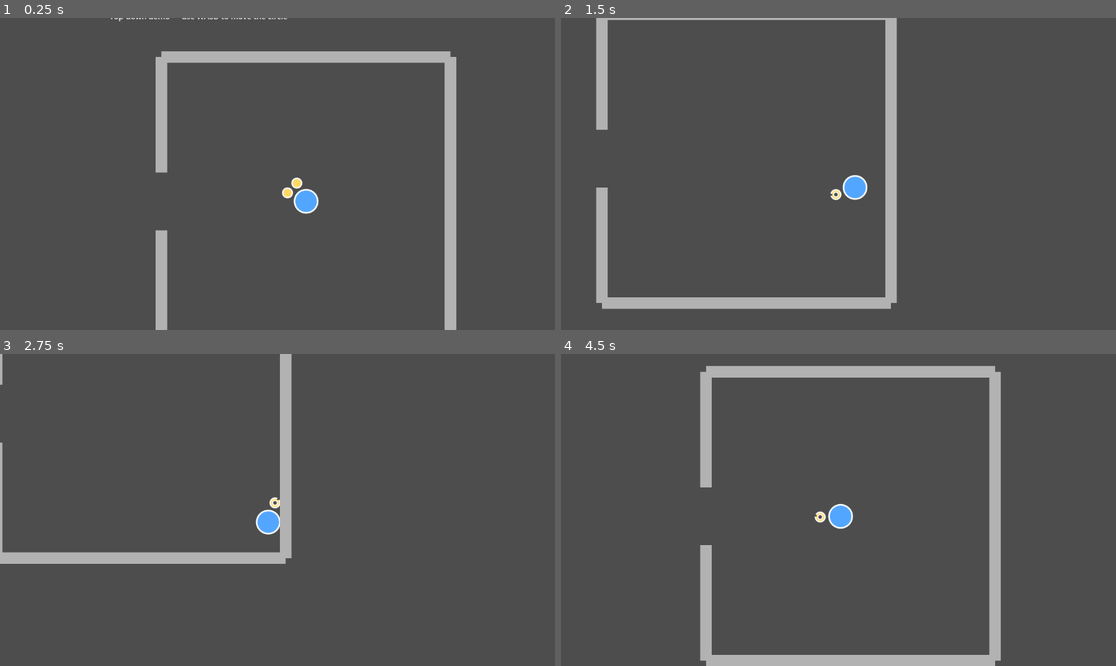
Above: before the commit, frames 1-4 (two rows, left to right).
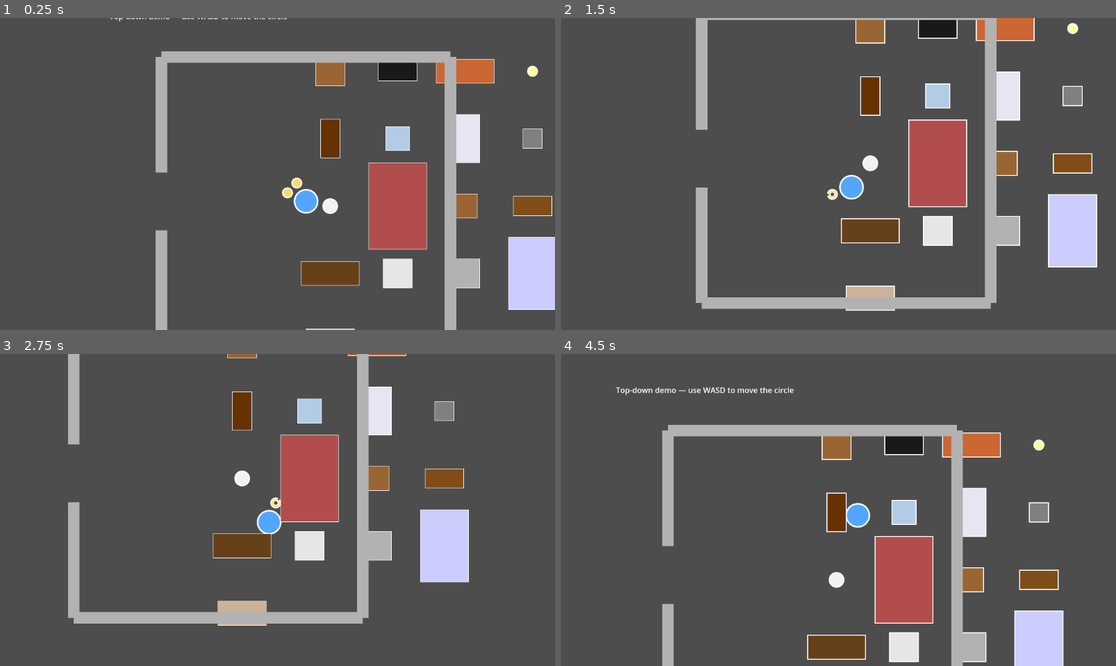
Above: after the commit, the same moments.

Repository: AnthonyThomasson/Example-Godot
Game: Godot game, scene res://scenes/main.tscn
Two runs of this game, one before a commit and one after it. Both use one fixed random seed, a clock stepped at 60 frames per second and the inputs below.
Inputs (mouse positions are in pixels of both pictures, inside the frame that each line leads up to):
- Up to frame 1 (0.25 s): no input
- Up to frame 2 (1.5 s): move the mouse to (960, 158) at 0.52 s; hold D (move_right) 0.53-1.28 s; tap 1 (item_1) at 0.6 s; move the mouse to (727, 189) at 1.27 s; hold S (move_down) from 1.28 s (still down); tap 2 (item_2) at 1.35 s
- Up to frame 3 (2.75 s): move the mouse to (333, 441) at 2.02 s; release S (move_down) at 2.03 s; hold D (move_right) from 2.03 s (still down); tap 3 (item_3) at 2.1 s
- Up to frame 4 (4.5 s): move the mouse to (810, 572) at 2.77 s; release D (move_right) at 2.78 s; hold W (move_up) 2.78-3.53 s; tap 4 (item_4) at 2.85 s; move the mouse to (1005, 556) at 3.52 s; hold A (move_left) from 3.53 s (still down); tap 5 (item_5) at 3.6 s; move the mouse to (672, 463) at 4.27 s; tap 6 (item_6) at 4.35 s

The runs differ from the first frame. In frame 1, 11% of the frame differs, in the area x 54-100%, y 13-100%; in frame 2, 20%; in frame 3, 18%; in frame 4, 22%, in the area x 9-91%, y 3-100%.
Error before the commit: Invalid access to property or key 'position' on a base object of type 'null instance'. (res://scenes/main.gd:14)

Commit message:
Fix null reference error by using spawner return value
Instead of trying to find the room via $MainRoom (which fails because
the spawned room is named 'Main_room'), capture the room reference
directly from RoomSpawner.spawn() return value.

Diff:
--- a/scenes/main.gd
+++ b/scenes/main.gd
@@ -7,10 +7,9 @@
 	_spawn_world()
 
 func _spawn_world() -> void:
-	RoomSpawner.spawn("main_room", self)
+	var room: StaticBody2D = RoomSpawner.spawn("main_room", self)
 
 	var objects_container: Node2D = $ObjectsContainer
-	var room: StaticBody2D = $MainRoom
 	var room_right: float = room.position.x + 300 + 50
 	var start_pos: Vector2 = Vector2(room_right, 150)
 	var cols: int = 4
